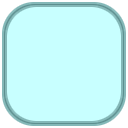
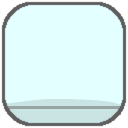
Two versions of the same layered image (w=128, h=128). Layer-by-layer changes:
hid "a #1" over [4, 4, 124, 124]
added layer "a #4" above "a #5" over [1, 1, 127, 127]
added layer "a #5" (47%) above "a #2" over [5, 19, 125, 115]
hid "a #2", painted on it over [1, 1, 127, 127]
added layer "shadow #1" (11%) above "a" over [4, 99, 124, 127]
painted on "a" over [3, 3, 125, 125]
